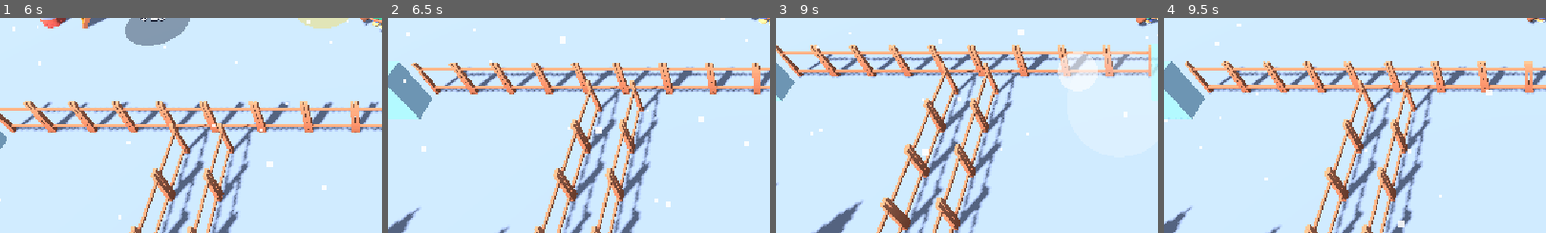
Above: before the commit, frames 1-4 (left to right).
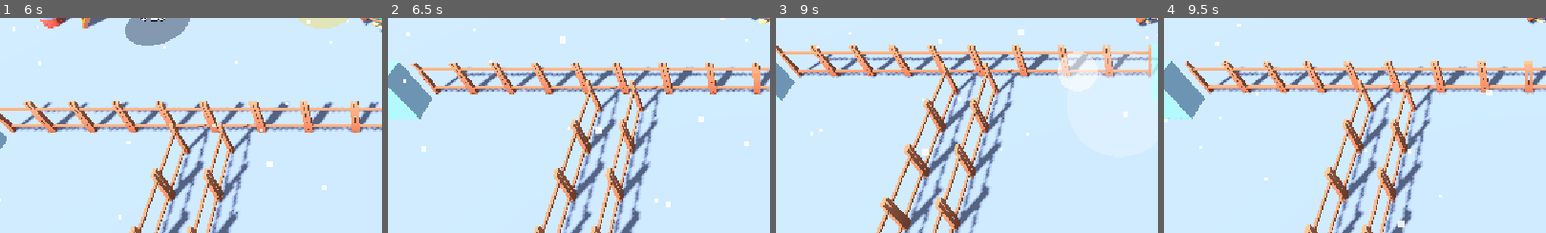
Above: after the commit, the same moments.

Repository: kimpro4214/FrostCamp
Game: Godot game, scene res://frost_camp/scenes/main.tscn
Two runs of this game, one before a commit and one after it. Both use one fixed random seed, a clock stepped at 60 frames per second and the inputs below.
Inputs (mouse positions are % of the whole screen's width and height, from its top left):
- Up to frame 1 (6 s): move the mouse to (72, 45) at 0.52 s; hold D 0.53-1.25 s; click (72, 45) at 0.67 s; drag from (30, 55) to (45, 70) at 1.27 s; move the mouse to (60, 28) at 2.02 s; hold D 2.03-2.75 s; drag from (45, 70) to (20, 35) at 2.77 s; move the mouse to (80, 65) at 3.52 s; hold A 3.53-4.25 s; drag from (20, 35) to (35, 25) at 4.27 s; move the mouse to (55, 50) at 5.02 s; hold S 5.03-5.75 s; click (55, 50) at 5.17 s; drag from (35, 25) to (30, 55) at 5.77 s
- Up to frame 2 (6.5 s): no input
- Up to frame 3 (9 s): move the mouse to (72, 45) at 6.52 s; hold W 6.53-7.25 s; drag from (30, 55) to (45, 70) at 7.27 s; move the mouse to (60, 28) at 8.02 s; hold S 8.03-8.75 s; drag from (45, 70) to (20, 35) at 8.77 s
- Up to frame 4 (9.5 s): no input
The pictures show only the part of the screen within x 0-50%, y 50-100%; the shares and areas given below are measured in that part.

Frame 1 is identical in both runs. In frame 2, 0.4% of the frame differs, in the area x 0-32%, y 88-100%; in frame 3, 0.7%, in the area x 0-23%, y 76-100%; in frame 4, 0.4%.

Commit message:
feat: 프로스트 캠프 빙결정 바위·곡괭이 화면 추가

Diff:
--- a/frost_camp/scenes/player.gd
+++ b/frost_camp/scenes/player.gd
@@ -4,6 +4,7 @@
 const MODEL := "res://frost_camp/assets/models/characters/character-male-a.glb"
 ## 도끼 레벨별로 손에 드는 모델. 0레벨은 맨주먹이다.
 const ROD := "res://frost_camp/scenes/fishing_rod.tscn"
+const PICKAXE := "res://frost_camp/assets/models/survival/tool-pickaxe.glb"
 const AXE_MODELS := [
 	"",
 	"res://frost_camp/assets/models/survival/tool-axe.glb",
@@ -37,9 +38,12 @@
 	sim.player.pos = Vector2(position.x, position.z)
 	_model.set_moving(input.length() > 0.1)
 	_model.set_frozen(sim.player.warmth <= 0.0)
-	# 얼음 구멍 위에서는 낚싯대, 아니면 도끼 레벨에 맞는 도구를 든다.
+	# 얼음 구멍 위에서는 낚싯대, 빙결정 바위 앞에서는 곡괭이, 아니면 도끼 레벨에 맞는 도구를 든다.
+	var near := sim.tree_at(sim.player.pos)
 	if sim.fishing_hole_at(sim.player.pos) != -1:
 		_model.set_tool(ROD)
+	elif near != -1 and sim.trees[near].item == "crystal":
+		_model.set_tool(PICKAXE)
 	else:
 		_model.set_tool(AXE_MODELS[mini(sim.find_zone("axe").level, AXE_MODELS.size() - 1)])
 
--- a/frost_camp/scenes/stack_view.gd
+++ b/frost_camp/scenes/stack_view.gd
@@ -1,7 +1,7 @@
 extends Node3D
 ## 등 뒤 스택 그리기. 플레이어와 일꾼이 같이 쓴다.
 
-const ITEM_COLORS := {"log": Color(0.55, 0.33, 0.18), "meat": Color(0.85, 0.3, 0.32), "salmon": Color(0.98, 0.55, 0.5)}
+const ITEM_COLORS := {"log": Color(0.55, 0.33, 0.18), "meat": Color(0.85, 0.3, 0.32), "salmon": Color(0.98, 0.55, 0.5), "crystal": Color(0.55, 0.85, 1.0)}
 const ITEM_SIZE := Vector3(0.5, 0.2, 0.3)
 
 ## 걸을 때 스택이 진행 반대쪽으로 휘는 정도
--- a/frost_camp/scenes/stall.tscn
+++ b/frost_camp/scenes/stall.tscn
@@ -49,6 +49,13 @@
 material = SubResource("StandardMaterial3D_salmon")
 size = Vector3(0.45, 0.16, 0.22)
 
+[sub_resource type="StandardMaterial3D" id="StandardMaterial3D_crystal"]
+albedo_color = Color(0.55, 0.85, 1, 1)
+
+[sub_resource type="PrismMesh" id="PrismMesh_crystal"]
+material = SubResource("StandardMaterial3D_crystal")
+size = Vector3(0.3, 0.4, 0.3)
+
 [sub_resource type="StandardMaterial3D" id="StandardMaterial3D_coin"]
 albedo_color = Color(1, 0.8, 0.15, 1)
 metallic = 0.6
@@ -98,6 +105,10 @@
 visible = false
 mesh = SubResource("BoxMesh_salmon")
 
+[node name="Crystal" type="MeshInstance3D" parent="Templates"]
+visible = false
+mesh = SubResource("PrismMesh_crystal")
+
 [node name="Coin" type="MeshInstance3D" parent="Templates"]
 visible = false
 mesh = SubResource("BoxMesh_coin")
--- a/frost_camp/scenes/structure_view.gd
+++ b/frost_camp/scenes/structure_view.gd
@@ -6,7 +6,7 @@
 const BAR_WIDTH := 1.6
 const BAR_HEIGHT := 0.16
 ## 시설 종류별 체력바 높이
-const BAR_Y := {"stall": 2.4, "woodpile": 1.8, "tower": 2.9, "conveyor": 1.2, "meat_pile": 1.8, "wall": 2.2, "salmon_pile": 1.8}
+const BAR_Y := {"stall": 2.4, "woodpile": 1.8, "tower": 2.9, "conveyor": 1.2, "meat_pile": 1.8, "wall": 2.2, "salmon_pile": 1.8, "crystal_pile": 1.8}
 const FULL_COLOR := Color(0.35, 0.85, 0.4)
 const LOW_COLOR := Color(0.95, 0.3, 0.25)
 const BROKEN_TILT := 0.3
--- a/frost_camp/scenes/tree_view.gd
+++ b/frost_camp/scenes/tree_view.gd
@@ -1,6 +1,7 @@
 extends Node3D
 ## 나무 한 그루의 겉모습. 맞으면 맞은 반대쪽으로 휘청이며 파편과 데미지 숫자가 튀고,
 ## 쓰러지면 때린 반대쪽으로 넘어간 뒤 그루터기만 남고, 다시 자라면 솟아오른다.
+## 빙결정 바위도 같은 화면을 쓴다: 푸른 결정 무리가 서 있다가 깨지면 작은 돌만 남는다.
 
 const Juice := preload("res://frost_camp/scenes/juice.gd")
 const MODELS := [
@@ -16,6 +17,15 @@
 const CHIP_COLOR := Color(0.55, 0.36, 0.2)
 const SNOW_COLOR := Color(0.92, 0.95, 1.0)
 const HIT_TILT := 0.22
+const CRYSTAL_COLOR := Color(0.55, 0.85, 1.0, 0.85)
+const ROCK_COLOR := Color(0.55, 0.57, 0.62)
+## 결정 기둥들: [크기, 위치, 기울기(라디안)]
+const CRYSTAL_SHARDS := [
+	[Vector3(0.5, 1.6, 0.5), Vector3(0.0, 0.8, 0.0), Vector3(0.0, 0.0, 0.1)],
+	[Vector3(0.38, 1.1, 0.38), Vector3(0.45, 0.5, 0.15), Vector3(0.2, 0.0, -0.45)],
+	[Vector3(0.34, 0.9, 0.34), Vector3(-0.4, 0.42, -0.1), Vector3(-0.15, 0.0, 0.5)],
+	[Vector3(0.28, 0.7, 0.28), Vector3(0.05, 0.33, -0.45), Vector3(0.45, 0.0, 0.0)],
+]
 
 var sim: FrostSim
 var index: int
@@ -32,11 +42,17 @@
 	index = tree_index
 	var tree := sim.trees[index]
 	position = Vector3(tree.pos.x, 0.0, tree.pos.y)
-	var model: Node3D = MODELS[index % MODELS.size()].instantiate()
-	model.scale = Vector3.ONE * MODEL_SCALE
-	model.rotation.y = index * 1.3  # 같은 모델도 돌려 놓아 숲이 덜 반복돼 보이게
+	var crystal := tree.item == "crystal"
+	var model: Node3D = _make_crystal() if crystal else MODELS[index % MODELS.size()].instantiate()
+	if not crystal:
+		model.scale = Vector3.ONE * MODEL_SCALE
+	else:
+		_stump.queue_free()
+		_stump = _make_rock()
+		add_child(_stump)
+	model.rotation.y = index * 1.3  # 같은 모델도 돌려 놓아 덜 반복돼 보이게
 	_crown.add_child(model)
-	_chips = Juice.make_burst(self, CHIP_COLOR, 10)
+	_chips = Juice.make_burst(self, CRYSTAL_COLOR if crystal else CHIP_COLOR, 10)
 	_chips.position.y = 0.7
 	_snow = Juice.make_burst(self, SNOW_COLOR, 8, 0.18)
 	_snow.position.y = 2.2
@@ -91,4 +107,39 @@
 		_chips.restart()
 		_snow.restart())
 	Juice.float_text(self, global_position + Vector3(0.0, 1.5, 0.0),
-		"+%d" % int(sim.balance.tree.logs_dropped), Color(1.0, 0.85, 0.3), 80)
+		"+%d" % sim.drops_of(sim.trees[index]), Color(1.0, 0.85, 0.3), 80)
+
+
+## 빙결정 바위: 반투명한 푸른 결정 기둥 몇 개를 비스듬히 모아 세운다.
+func _make_crystal() -> Node3D:
+	var root := Node3D.new()
+	var material := StandardMaterial3D.new()
+	material.albedo_color = CRYSTAL_COLOR
+	material.transparency = BaseMaterial3D.TRANSPARENCY_ALPHA
+	material.emission_enabled = true
+	material.emission = Color(0.3, 0.6, 0.9)
+	material.emission_energy_multiplier = 0.4
+	for shard in CRYSTAL_SHARDS:
+		var piece := MeshInstance3D.new()
+		var mesh := PrismMesh.new()
+		mesh.size = shard[0]
+		mesh.material = material
+		piece.mesh = mesh
+		piece.position = shard[1]
+		piece.rotation = shard[2]
+		root.add_child(piece)
+	return root
+
+
+## 캐낸 뒤 남는 작은 돌
+func _make_rock() -> Node3D:
+	var rock := MeshInstance3D.new()
+	var mesh := BoxMesh.new()
+	mesh.size = Vector3(0.7, 0.3, 0.6)
+	var material := StandardMaterial3D.new()
+	material.albedo_color = ROCK_COLOR
+	mesh.material = material
+	rock.mesh = mesh
+	rock.position.y = 0.15
+	rock.visible = false
+	return rock
--- a/frost_camp/scenes/woodpile_view.gd
+++ b/frost_camp/scenes/woodpile_view.gd
@@ -3,7 +3,7 @@
 
 const MAX_SHOWN := 24
 ## 품목별 상자 색(원목은 장면의 기본 색을 쓴다)
-const ITEM_COLORS := {"meat": Color(0.78, 0.3, 0.28), "salmon": Color(0.98, 0.55, 0.5)}
+const ITEM_COLORS := {"meat": Color(0.78, 0.3, 0.28), "salmon": Color(0.98, 0.55, 0.5), "crystal": Color(0.55, 0.85, 1.0)}
 
 var sim: FrostSim
 var item := "log"
--- a/frost_camp/scenes/worker_view.gd
+++ b/frost_camp/scenes/worker_view.gd
@@ -7,6 +7,7 @@
 	"porter": "res://frost_camp/assets/models/characters/character-male-c.glb",
 	"hunter": "res://frost_camp/assets/models/characters/character-male-e.glb",
 	"fisher": "res://frost_camp/assets/models/characters/character-female-d.glb",
+	"miner": "res://frost_camp/assets/models/characters/character-female-a.glb",
 	"cashier": "res://frost_camp/assets/models/characters/character-female-b.glb",
 }
 
@@ -26,6 +27,9 @@
 	position = Vector3(worker.pos.x, 0.0, worker.pos.y)
 	$Pivot/StackAnchor.setup(worker.stack)
 	_model.setup(ROLE_MODELS[worker.role])
+	if worker.role == "miner":
+		_model.set_tool("res://frost_camp/assets/models/survival/tool-pickaxe.glb")
+		sim.tree_hit.connect(_on_tree_hit)
 	if worker.role == "lumberjack":
 		_model.set_tool("res://frost_camp/assets/models/survival/tool-axe.glb")
 		sim.tree_hit.connect(_on_tree_hit)
Binary file added: frost_camp/assets/models/survival/tool-pickaxe.glb
Not shown, added: frost_camp/assets/models/survival/tool-pickaxe.glb.import
